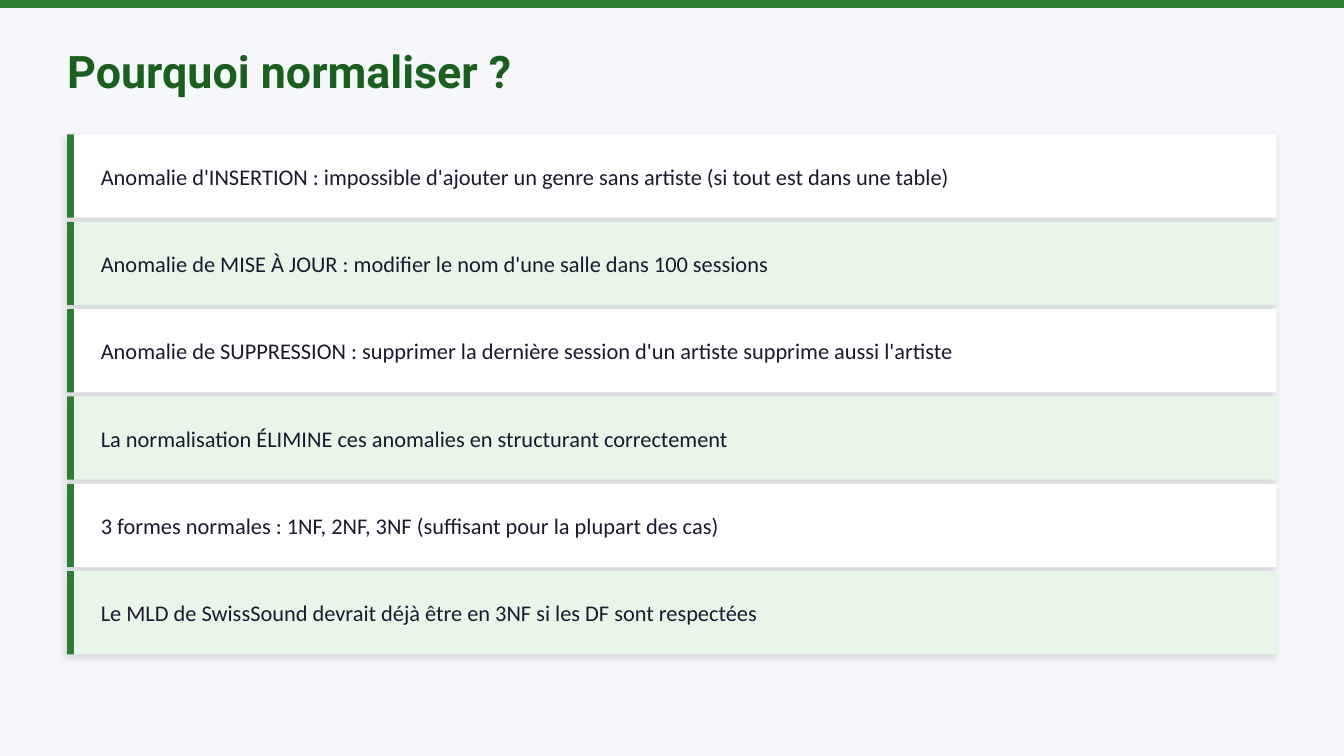
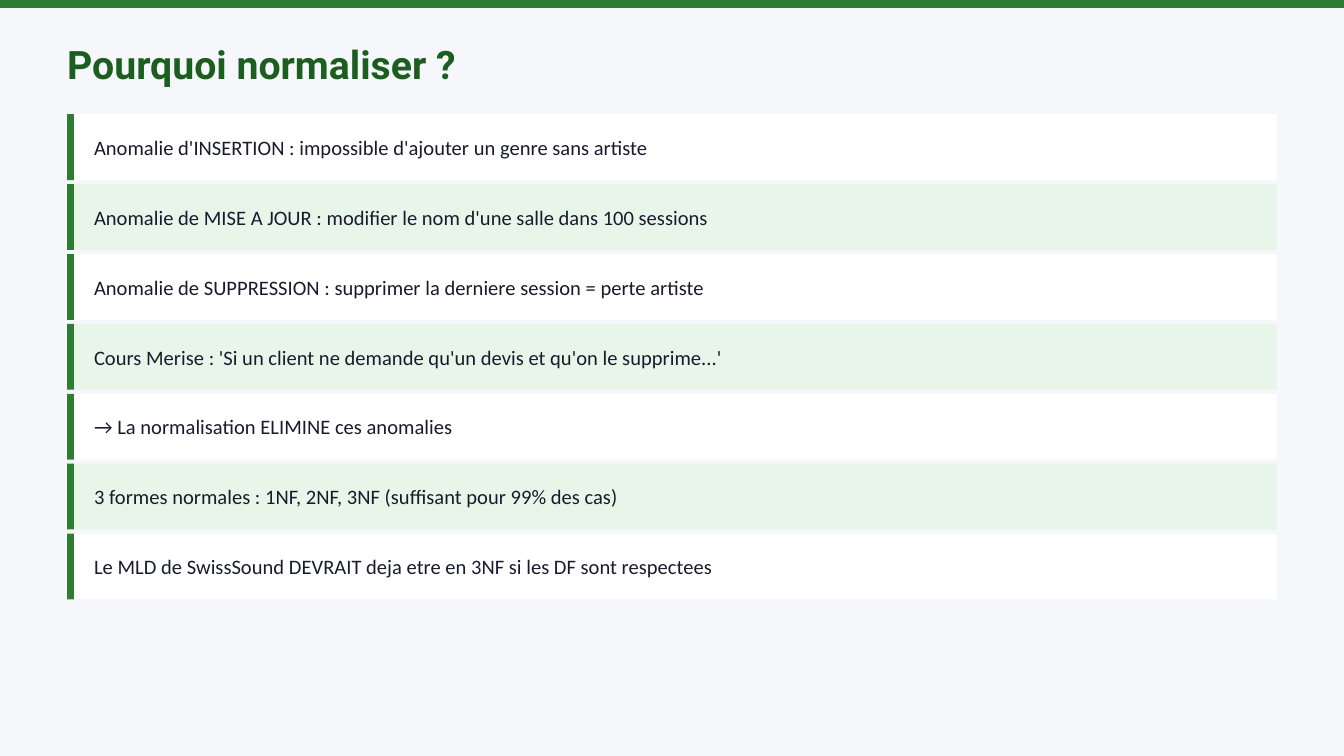
Before and after one commit to mbiTati/unit4_gamifie, a slide deck: slide 2 of pptx/Module07_Normalisation_1NF_2NF_3NF.pptx. Drawn at 1344x756 pixels with LibreOffice and Linux fonts; fonts in the diff are those of the drawing. Boxes give left, top, right and bottom in pixels: in the first picture for what was removed or moved away, otherwise in the second. Text is boxed around its words. In the diff, an @@ line names an element or a change of style, - is before the commit and + after.

Commit message:
🎨 ENRICHISSEMENT FINAL: 6 PPTX enrichis (3,7,9,11,13,14 → 9-12 slides avec Merise+GESCOM) + toggle sandbox

```diff
--- a/pptx/Module07_Normalisation_1NF_2NF_3NF.pptx
+++ b/pptx/Module07_Normalisation_1NF_2NF_3NF.pptx
@@ text "Pourquoi normaliser ?" at box(67, 49, 427, 87): size 24 to 21 pt @@
@@ rectangle: place and size @@
-rectangle at box(67, 134, 1277, 218)
+rectangle at box(67, 114, 1277, 180)
@@ rectangle: place and size @@
-rectangle at box(67, 134, 74, 218)
+rectangle at box(67, 114, 74, 180)
@@ text at box(94, 140, 647, 159): text changed; size 12 to 11 pt @@
-Anomalie d'INSERTION : impossible d'ajouter un genre sans artiste (si tout est dans une table)
+Anomalie d'INSERTION : impossible d'ajouter un genre sans artiste
@@ rectangle: place and size @@
-rectangle at box(67, 222, 1277, 305)
+rectangle at box(67, 184, 1277, 250)
@@ rectangle: place and size @@
-rectangle at box(67, 222, 74, 305)
+rectangle at box(67, 184, 74, 250)
@@ text at box(94, 210, 708, 225): text changed; size 12 to 11 pt @@
-Anomalie de MISE À JOUR : modifier le nom d'une salle dans 100 sessions
+Anomalie de MISE A JOUR : modifier le nom d'une salle dans 100 sessions
@@ rectangle: place and size @@
-rectangle at box(67, 309, 1277, 392)
+rectangle at box(67, 254, 1277, 320)
@@ rectangle: place and size @@
-rectangle at box(67, 309, 74, 392)
+rectangle at box(67, 254, 74, 320)
@@ text at box(94, 280, 703, 299): text changed; size 12 to 11 pt @@
-Anomalie de SUPPRESSION : supprimer la dernière session d'un artiste supprime aussi l'artiste
+Anomalie de SUPPRESSION : supprimer la derniere session = perte artiste
@@ rectangle: place and size @@
-rectangle at box(67, 396, 1277, 480)
+rectangle at box(67, 324, 1277, 390)
@@ rectangle: place and size @@
-rectangle at box(67, 396, 74, 480)
+rectangle at box(67, 324, 74, 390)
@@ text added at box(94, 350, 721, 369), 11 pt, text #1A1A2E @@
+Cours Merise : 'Si un client ne demande qu'un devis et qu'on le supprime...'
@@ rectangle: place and size @@
-rectangle at box(67, 484, 1277, 567)
+rectangle at box(67, 394, 1277, 460)
@@ rectangle: place and size @@
-rectangle at box(67, 484, 74, 567)
+rectangle at box(67, 394, 74, 460)
@@ text at box(117, 419, 452, 434): text changed; size 12 to 11 pt @@
-La normalisation ÉLIMINE ces anomalies en structurant correctement
+→ La normalisation ELIMINE ces anomalies
@@ shadow off in 6 elements at box(67, 114, 1277, 180), box(67, 184, 1277, 250), box(67, 254, 1277, 320), box(67, 324, 1277, 390), box(67, 394, 1277, 460), box(67, 464, 1277, 530) @@
@@ rectangle: place and size @@
-rectangle at box(67, 571, 1277, 655)
+rectangle at box(67, 464, 1277, 530)
@@ rectangle: place and size @@
-rectangle at box(67, 571, 74, 655)
+rectangle at box(67, 464, 74, 530)
@@ text at box(94, 489, 618, 508): text changed; size 12 to 11 pt @@
-3 formes normales : 1NF, 2NF, 3NF (suffisant pour la plupart des cas)
+3 formes normales : 1NF, 2NF, 3NF (suffisant pour 99% des cas)
@@ rectangle added at box(67, 534, 1277, 599), fill #FFFFFF @@
@@ rectangle added at box(67, 534, 74, 599), fill #2E7D32 @@
@@ text at box(94, 559, 712, 578): text changed; size 12 to 11 pt @@
-Le MLD de SwissSound devrait déjà être en 3NF si les DF sont respectées
+Le MLD de SwissSound DEVRAIT deja etre en 3NF si les DF sont respectees
```
Also in this commit, not shown: 5 other slides changed, 4 slides added, 3 slides removed, 6 other files.
